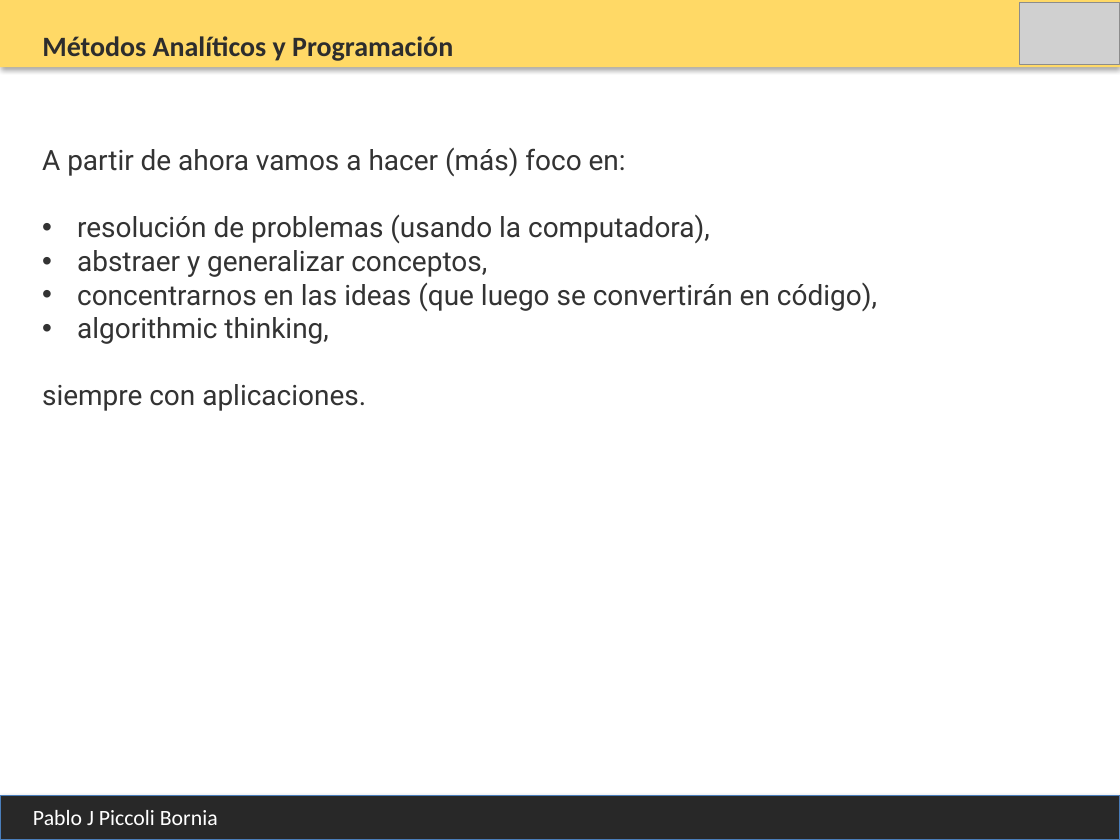
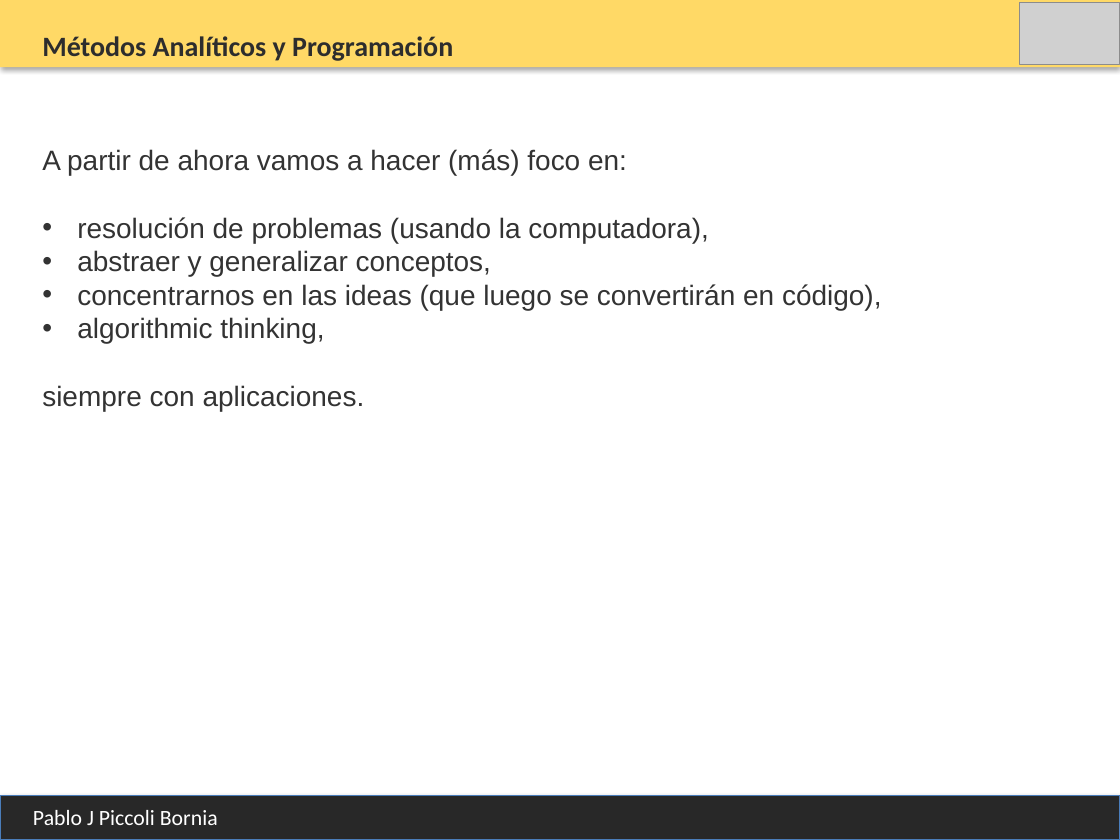
Before and after one commit to PabloPicc/MAyP_2026_1S, a slide deck: slide 3 of clases_teoricas_2026/Clase_9_Algoritmos_Busqueda.pptx (slide 4 before the commit). Drawn at 1120x840 pixels with LibreOffice and Linux fonts; fonts in the diff are those of the drawing; grey boxes stand for pictures. Boxes give left, top, right and bottom in pixels: in the first picture for what was removed or moved away, otherwise in the second. Text is boxed around its words. In the diff, an @@ line names an element or a change of style, - is before the commit and + after.

```diff
--- a/clases_teoricas_2026/Clase_9_Algoritmos_Busqueda.pptx
+++ b/clases_teoricas_2026/Clase_9_Algoritmos_Busqueda.pptx
@@ text "A partir de ahora vamos ..." at bbox=[42, 149, 882, 411]: font Roboto to Arial @@
```
Also in this commit, not shown: 10 other slides changed, 2 slides added, 3 slides removed, 10 other files.
